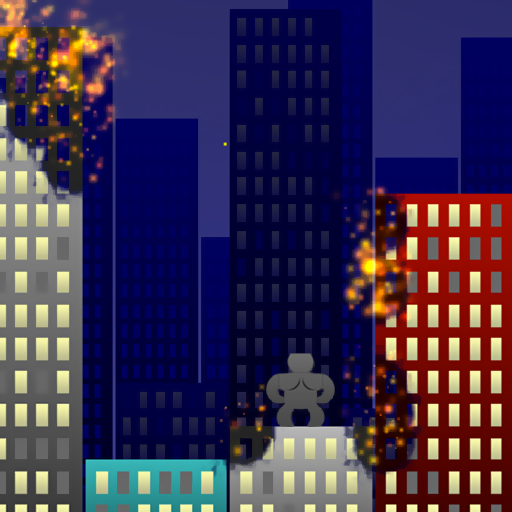
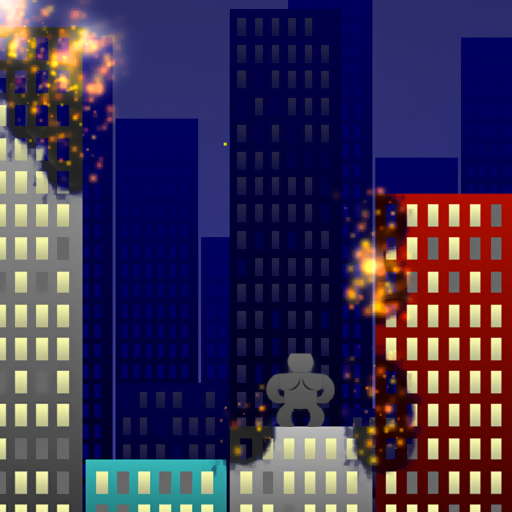
Revision of a layered w=512, h=512 image; what changed, layer by layer:
added layer "Layer 0 copy" (luminosity) above "Layer 0" over [0, 0, 417, 463]
